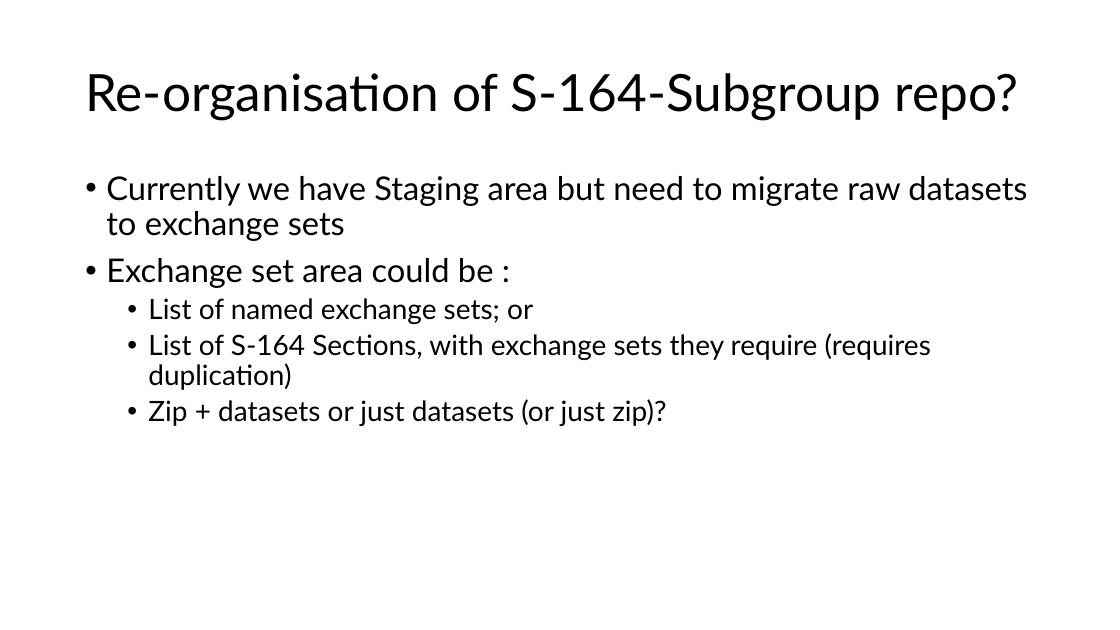
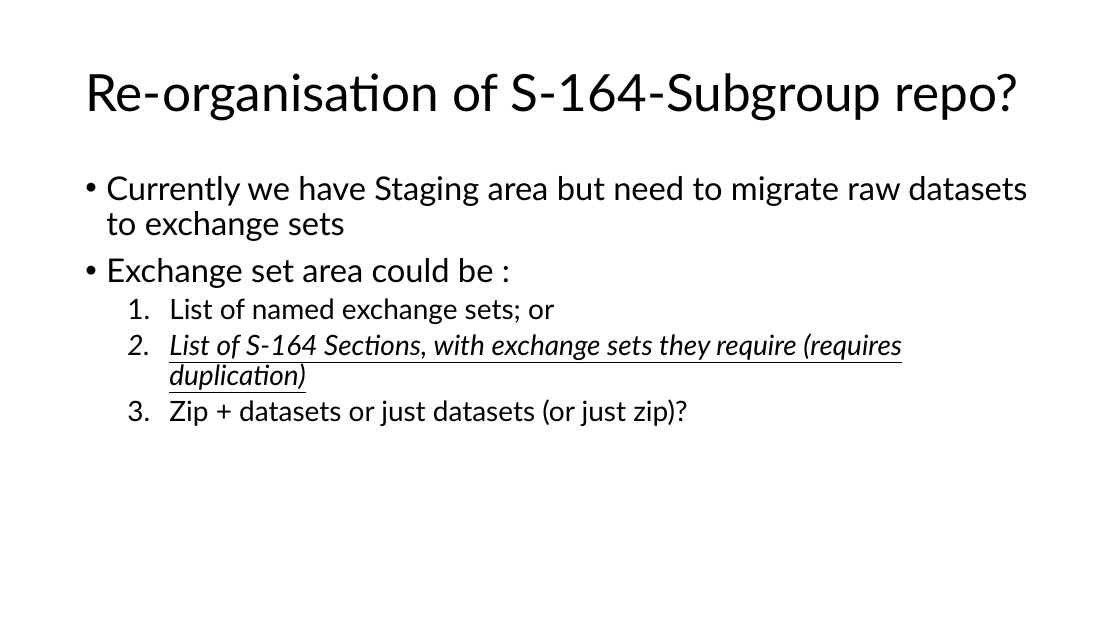
Before and after one commit to iho-ohi/98-interoperability, a slide deck: slide 15 of documents/3.0.0/s98Mtg_july2026.pptx. Drawn at 1120x630 pixels with LibreOffice and Linux fonts; fonts in the diff are those of the drawing. Boxes give left, top, right and bottom in pixels: in the first picture for what was removed or moved away, otherwise in the second. Text is boxed around its words. In the diff, an @@ line names an element or a change of style, - is before the commit and + after.

```diff
--- a/documents/3.0.0/s98Mtg_july2026.pptx
+++ b/documents/3.0.0/s98Mtg_july2026.pptx
@@ text at (169, 298, 902, 426): italic on, underline on in "List of S-164 Sections, with exchange sets ..."; bullet • to 1. @@
```
Also in this commit, not shown: 5 other slides changed, 3 other files.
